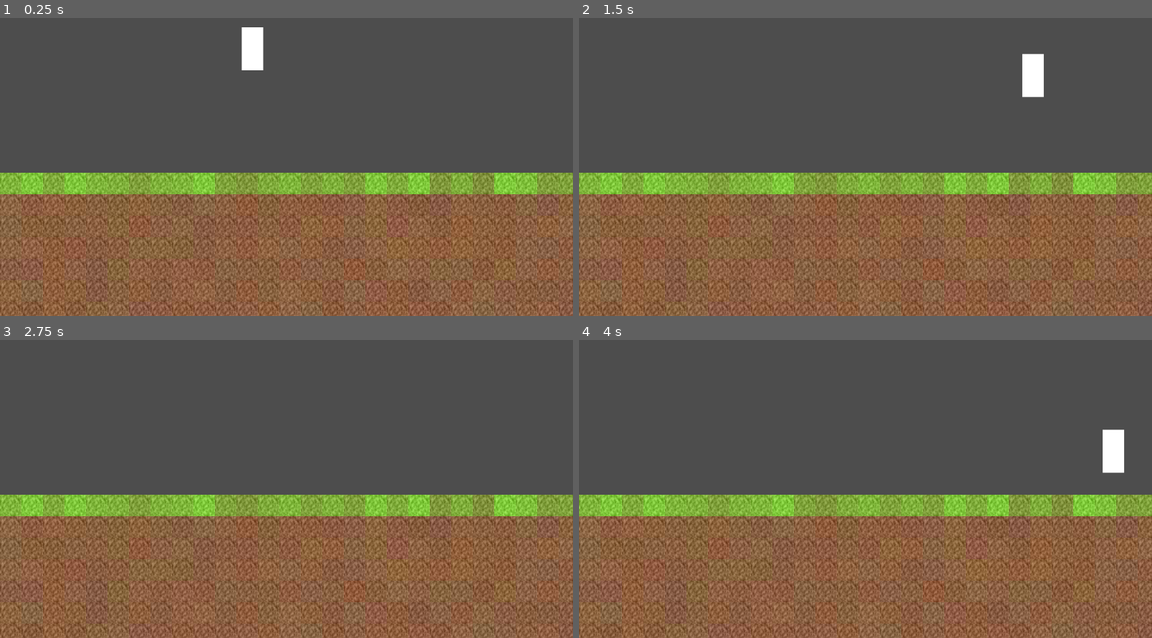
Above: before the commit, frames 1-4 (two rows, left to right).
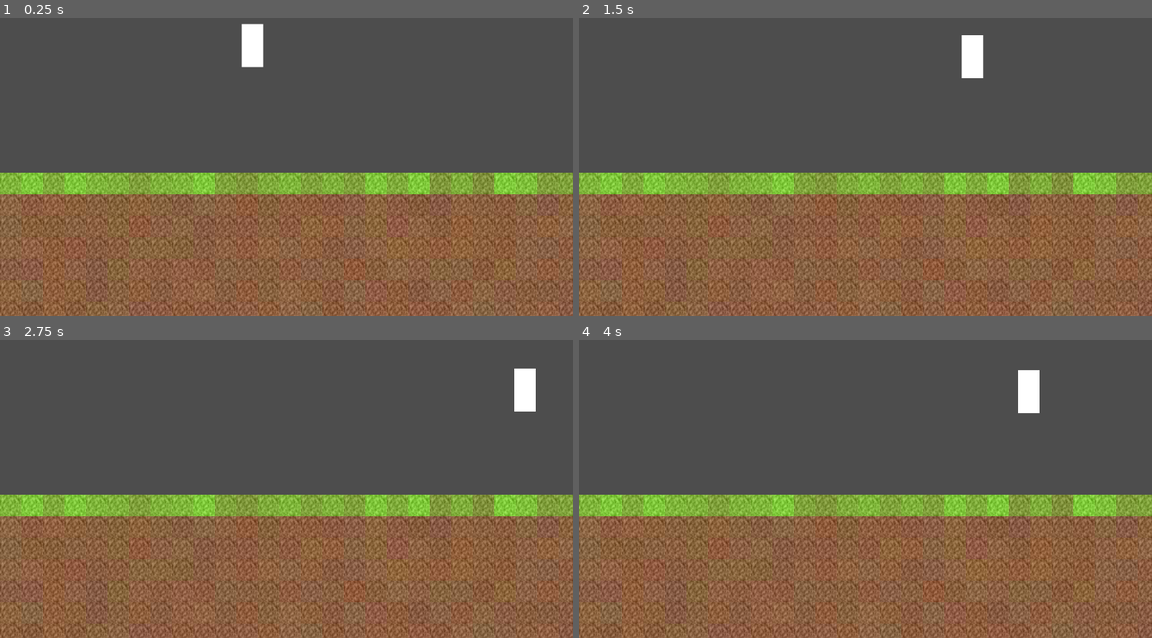
Above: after the commit, the same moments.

Repository: jadenhensley/magic_game
Game: Godot game, scene res://src/Scenes/node_2d_scene.tscn
The game is run twice, just before and just after one commit, with the same random seed, the same clock (stepped at 60 frames per second) and the same inputs.
Inputs:
- Up to frame 1 (0.25 s): no input
- Up to frame 2 (1.5 s): hold D (right) 0.53-1.28 s; hold Shift (run) 0.53-1.28 s; hold S (down) from 1.28 s (still down); tap Shift (run) at 1.35 s
- Up to frame 3 (2.75 s): release S (down) at 2.03 s; hold D (right) from 2.03 s (still down); hold Shift (run) from 2.03 s (still down)
- Up to frame 4 (4 s): release D (right) at 2.78 s; release Shift (run) at 2.78 s; hold W (up) 2.78-3.53 s; tap Shift (run) at 2.85 s; tap Enter at 3.5 s; hold A (left) from 3.53 s (still down); hold Shift (run) from 3.53 s (still down)

The runs differ from the first frame. In frame 1, less than 0.1% of the frame differs, in the area x 42-46%, y 1-18%; in frame 2, 1.1%, in the area x 66-82%, y 5-27%; in frame 3, 0.5%; in frame 4, 1.1%.

Commit message:
JumpComponent +modular code.

Diff:
--- /dev/null
+++ b/Entity.gd
@@ -0,0 +1,47 @@
+extends CharacterBody2D
+
+class_name Entity
+
+
+enum PlayerState {
+	PLAYER_ON_GROUND,
+	PLAYER_TOUCHED_GROUND,
+	PLAYER_ON_LADDER,
+	PLAYER_JUMPING,
+	PLAYER_IN_AIR,
+	PLAYER_WALKING,
+	PLAYER_RUNNING
+}
+
+enum EntityState {
+	ENTITY_ON_GROUND,
+	ENTITY_ON_LADDER,
+	ENTITY_IN_AIR,
+	ENTITY_WALKING,
+	ENTITY_RUNNING
+}
+
+
+enum CollisionType {
+	NO_COLLISION,
+	COLLISION_WITH_GROUND,
+	COLLISION_WITH_LADDER,
+	COLLISION_WITH_OBJECT
+}
+
+const BASE_SPEED = 5.0
+
+@export var direction: Vector2i = Vector2i(0, 0)
+@export var speed: Vector2 = Vector2(5.0, 5.0)
+@export var gravity: int = 5
+@export var jump_strength: int = 4
+
+
+@onready var player_status_vertical = PlayerState.PLAYER_IN_AIR
+@onready var collisions_types: Array[CollisionType] = []
+@onready var collisions_positions: Array[Vector2i] = []
+
+@export var DEBUG: bool = true
+@export var IS_PLAYER: bool = false
+
+@export var jump_component: JumpComponent
--- /dev/null
+++ b/entity.tscn
@@ -0,0 +1,6 @@
+[gd_scene load_steps=2 format=3 uid="uid://cwd1ku4nh1wr4"]
+
+[ext_resource type="Script" path="res://Entity.gd" id="1_tejtl"]
+
+[node name="Entity" type="CharacterBody2D"]
+script = ExtResource("1_tejtl")
--- /dev/null
+++ b/src/Components/jump_component.tscn
@@ -0,0 +1,6 @@
+[gd_scene load_steps=2 format=3 uid="uid://d0wtml2jxaw87"]
+
+[ext_resource type="Script" path="res://src/Scripts/Component Scripts/JumpComponent.gd" id="1_3lj70"]
+
+[node name="JumpComponent" type="Node2D"]
+script = ExtResource("1_3lj70")
--- /dev/null
+++ b/src/Resources/JumpParametersResource.gd
@@ -0,0 +1,7 @@
+extends Resource
+
+class_name JumpParameters
+
+@export var jump_height: float = 20.0
+@export var time_to_peak: float = .5
+@export var time_to_descent: float = .4
--- a/src/Scenes/node_2d_scene.tscn
+++ b/src/Scenes/node_2d_scene.tscn
@@ -1,19 +1,29 @@
-[gd_scene load_steps=5 format=3 uid="uid://cl18kp30l7ygu"]
+[gd_scene load_steps=8 format=3 uid="uid://cl18kp30l7ygu"]
 
 [ext_resource type="Script" path="res://src/Scenes/Node2D_Scene.gd" id="1_1wlig"]
 [ext_resource type="Script" path="res://src/Scripts/Player Scripts/Player.gd" id="2_5aqo2"]
+[ext_resource type="PackedScene" uid="uid://d0wtml2jxaw87" path="res://src/Components/jump_component.tscn" id="3_s4tux"]
 [ext_resource type="Script" path="res://src/Scripts/World Scripts/GroundConstructor.gd" id="3_yexip"]
+[ext_resource type="Script" path="res://src/Resources/JumpParametersResource.gd" id="4_nfjkp"]
 
 [sub_resource type="RectangleShape2D" id="RectangleShape2D_h205j"]
 size = Vector2(48, 96)
 
+[sub_resource type="Resource" id="Resource_ls12s"]
+script = ExtResource("4_nfjkp")
+jump_height = 20.0
+time_to_peak = 0.5
+time_to_descent = 0.4
+
 [node name="Node2D_Scene" type="Node2D"]
 script = ExtResource("1_1wlig")
 
-[node name="Player" type="Node2D" parent="."]
+[node name="Player" type="CharacterBody2D" parent="." node_paths=PackedStringArray("jump_component")]
 position = Vector2(540, 63)
 script = ExtResource("2_5aqo2")
-DEBUG = true
+gravity = 20
+IS_PLAYER = true
+jump_component = NodePath("JumpComponent")
 metadata/_edit_group_ = true
 
 [node name="ColorRect" type="ColorRect" parent="Player"]
@@ -23,7 +33,16 @@
 [node name="Area2D" type="Area2D" parent="Player"]
 metadata/_edit_lock_ = true
 
-[node name="CollisionShape2D" type="CollisionShape2D" parent="Player/Area2D"]
+[node name="CollisionShape2D2" type="CollisionShape2D" parent="Player/Area2D"]
+position = Vector2(24, 48)
+shape = SubResource("RectangleShape2D_h205j")
+metadata/_edit_lock_ = true
+
+[node name="JumpComponent" parent="Player" node_paths=PackedStringArray("parent_node") instance=ExtResource("3_s4tux")]
+jump_parameters = SubResource("Resource_ls12s")
+parent_node = NodePath("..")
+
+[node name="CollisionShape2D" type="CollisionShape2D" parent="Player"]
 position = Vector2(24, 48)
 shape = SubResource("RectangleShape2D_h205j")
 metadata/_edit_lock_ = true
--- /dev/null
+++ b/src/Scripts/Component Scripts/JumpComponent.gd
@@ -0,0 +1,92 @@
+extends Node2D
+
+class_name JumpComponent
+
+# TODO:
+# - coyote jump
+# - released jump (only go so high as the duration of the press/release)
+# - less floaty jump ?
+# - less heavy jump ?
+# - make jump more comfortable to player
+
+
+@export var jump_parameters: JumpParameters
+@export var parent_node: Entity
+
+
+@onready var jump_height: float = jump_parameters.jump_height
+@onready var time_to_peak: float = jump_parameters.time_to_peak
+@onready var time_to_descent: float = jump_parameters.time_to_descent
+
+enum JumpState {
+	JUMP_NOT_STARTED,
+	JUMP_STARTED,
+	JUMP_STOPPED,
+	JUMP_NOT_RELEASED,
+	JUMP_RELEASED
+}
+
+@onready var jump_started: bool = false
+@onready var jump_released: bool = false
+@onready var jump_peak: float = 0.0
+@onready var jump_peak_reached: bool = false
+@onready var jump_stopped: bool = false
+@onready var jump_origin_y: float = 0.0
+@onready var jump_origin_made: bool = false
+
+@onready var vy: float = 0.0 # a separate velocity y from the parent_node's velocity y.
+# exists to add parent_node.gravity and vy to parent_ndoe.velocity.y
+# may use this in future. for now I decided not to use it because of a bug.
+
+# Called when the node enters the scene tree for the first time.
+func _ready():
+	if (jump_parameters == null):
+		print("[In JumpComponent] No JumpParametersResource was provided.")
+	if (parent_node == null):
+		print("[In JumpComponent] No Parent Node was provided. (Entity or Player that extends Entity)")
+
+
+# Called every frame. 'delta' is the elapsed time since the previous frame.
+func _process(delta):
+	if (parent_node.IS_PLAYER):
+		if (Input.is_action_just_pressed("up")):
+			jump_started = true
+		if (Input.is_action_just_released("up")):
+			jump_released = true
+
+		if (parent_node.player_status_vertical == parent_node.PlayerState.PLAYER_IN_AIR):
+			if (not jump_started):
+				parent_node.velocity.y = parent_node.gravity
+				parent_node.direction.y = 1
+		if (parent_node.player_status_vertical == parent_node.PlayerState.PLAYER_TOUCHED_GROUND):
+			parent_node.velocity.y = 0
+			parent_node.direction.y = 0
+			jump_started = false
+			jump_released = false
+			jump_stopped = true
+			jump_peak_reached = false
+			jump_origin_made = false
+			parent_node.player_status_vertical = parent_node.PlayerState.PLAYER_ON_GROUND
+
+		if (parent_node.DEBUG):
+			match (parent_node.player_status_vertical):
+				parent_node.PlayerState.PLAYER_ON_GROUND:
+					print("[PLAYER_ON_GROUND]")
+
+#			print("JUMP STARTED")
+		if (jump_started):
+			parent_node.direction.y = -1
+			if (not jump_origin_made):
+				jump_origin_y = parent_node.position.y
+				jump_peak = jump_origin_y - jump_height
+				jump_origin_made = true
+			else:
+				if (not jump_peak_reached):
+					parent_node.player_status_vertical = parent_node.PlayerState.PLAYER_JUMPING
+					parent_node.velocity.y -= time_to_peak
+					if (parent_node.position.y < jump_peak):
+						jump_peak_reached = true
+				else:
+					parent_node.velocity.y += time_to_descent
+
+	parent_node.move_and_slide()
--- a/src/Scripts/Player Scripts/Player.gd
+++ b/src/Scripts/Player Scripts/Player.gd
@@ -1,33 +1,13 @@
-extends Node2D
+extends Entity
 
-enum PlayerState {
-	PLAYER_ON_GROUND,
-	PLAYER_ON_LADDER,
-	PLAYER_IN_AIR,
-	PLAYER_WALKING,
-	PLAYER_RUNNING
-}
+class_name Player
 
-enum CollisionType {
-	NO_COLLISION,
-	COLLISION_WITH_GROUND,
-	COLLISION_WITH_LADDER,
-	COLLISION_WITH_OBJECT
-}
-
-const BASE_SPEED = 5.0
-
-@onready var direction: Vector2i = Vector2i(0, 0)
-@onready var speed: Vector2 = Vector2(5.0, 5.0)
-@onready var velocity: Vector2 = Vector2(0.0, 0.0)
-@onready var player_status_vertical = PlayerState.PLAYER_IN_AIR
-@onready var collisions_types: Array[CollisionType] = []
-@onready var collisions_positions: Array[Vector2i] = []
-
-@export var DEBUG: bool
 
 func _ready() -> void:
-	pass
+	if (jump_component == null) and DEBUG:
+		print("[In Player] No JumpComponent was provided.")
+	else:
+		pass
 
 func get_input_direction_x() -> int:
 	var input_direction: int = Input.get_axis("left","right")
@@ -44,28 +24,29 @@
 
 
 func _on_area_2d_area_entered(area):
-	if area.is_in_group("ground_tile"):
-		if DEBUG:
+	if area.is_in_group("ground_tile") and (player_status_vertical != PlayerState.PLAYER_ON_GROUND):
+		if (DEBUG):
 			print("colliding with ground at [x: ", position.x, ", y: ", position.y, "]")
 		collisions_positions.append(Vector2i(position.x, position.y))
 		collisions_types.append(CollisionType.COLLISION_WITH_GROUND)
 
-		if player_status_vertical == PlayerState.PLAYER_IN_AIR: player_status_vertical = PlayerState.PLAYER_ON_GROUND
+		if player_status_vertical in [PlayerState.PLAYER_IN_AIR, PlayerState.PLAYER_JUMPING, PlayerState.PLAYER_ON_LADDER]:
+			player_status_vertical = PlayerState.PLAYER_TOUCHED_GROUND
 
 func _process(delta) -> void:
 	direction = get_input_direction_xy()
 
 	if (Input.get_action_strength("run")):
-		speed.x = BASE_SPEED * 2
+		speed.x = BASE_SPEED * 1.4
 	else:
 		speed.x = BASE_SPEED
 
 	move_local_x(direction.x * speed.x, true)
 
-	if (player_status_vertical == PlayerState.PLAYER_IN_AIR) or (player_status_vertical == PlayerState.PLAYER_ON_LADDER):
-		if (player_status_vertical == PlayerState.PLAYER_IN_AIR):
-			direction.y = 1; speed.y = 0.8
-		move_local_y(direction.y * speed.y, true)
-
-	collisions_positions.clear()
-	collisions_types.clear()
+#	if (player_status_vertical == PlayerState.PLAYER_IN_AIR) or (player_status_vertical == PlayerState.PLAYER_ON_LADDER):
+#		if (player_status_vertical == PlayerState.PLAYER_IN_AIR):
+#			direction.y = 1; speed.y = 0.8
+#		move_local_y(direction.y * speed.y, true)
+#
+#	collisions_positions.clear()
+#	collisions_types.clear()
Not shown, added: Assets/DirtTileSet.png.import
